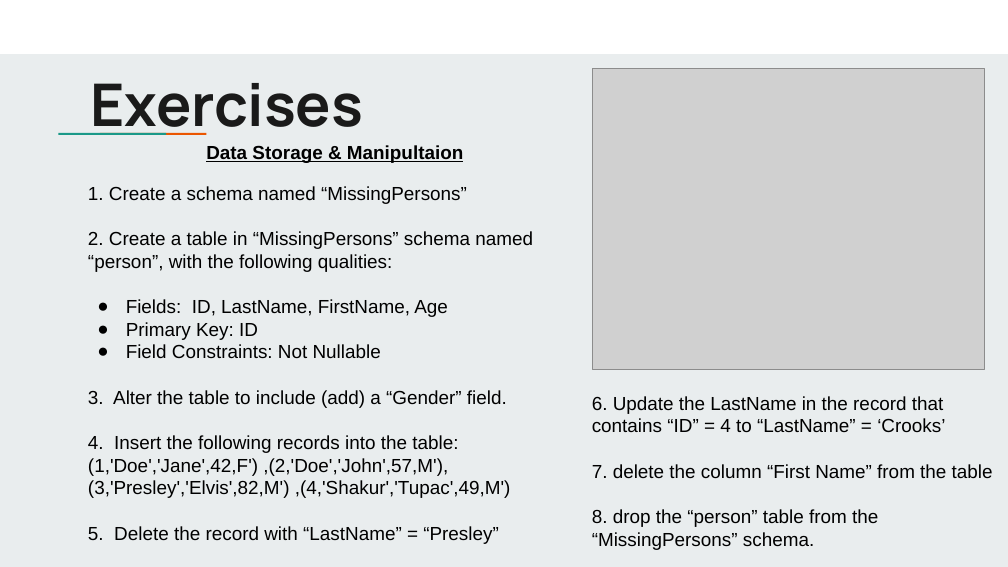
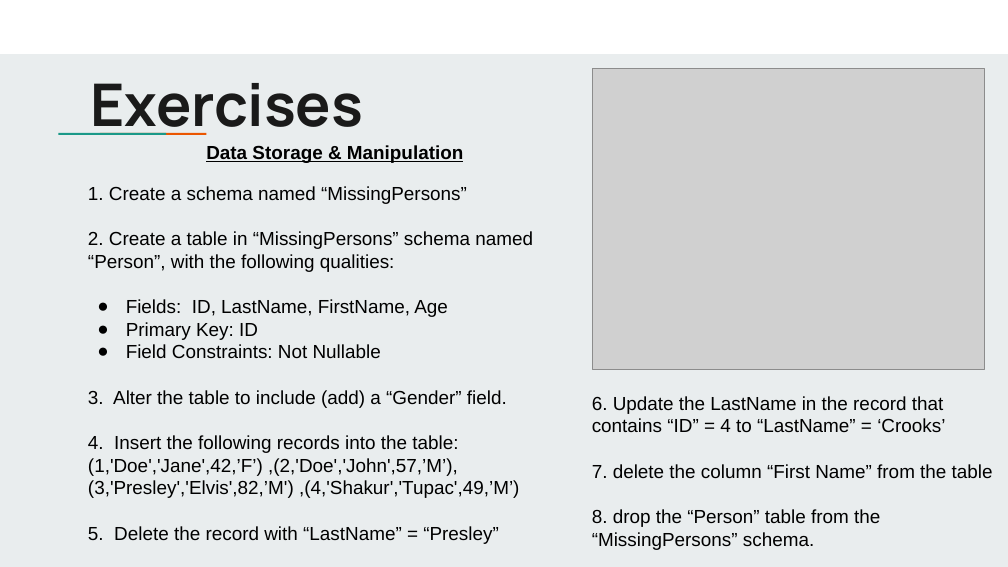
Before and after one commit to jbergmann56/OSDA-DataManipulationAndManagement, a slide deck: slide 13 of Lectures/Manipulating Data Pt. 1 (3).pptx (slide 14 before the commit). Drawn at 1008x567 pixels with LibreOffice and Linux fonts; fonts in the diff are those of the drawing; grey boxes stand for pictures. Boxes give left, top, right and bottom in pixels: in the first picture for what was removed or moved away, otherwise in the second. Text is boxed around its words. In the diff, an @@ line names an element or a change of style, - is before the commit and + after.

```diff
--- a/Lectures/Manipulating Data Pt. 1 (3).pptx
+++ b/Lectures/Manipulating Data Pt. 1 (3).pptx
@@ text at bbox=[206, 145, 463, 163]: text changed @@
-Data Storage & Manipultaion
+Data Storage & Manipulation
@@ text at bbox=[88, 231, 533, 272]: text changed @@
-2. Create a table in “MissingPersons” schema named “person”, with the following qualities:
+2. Create a table in “MissingPersons” schema named “Person”, with the following qualities:
@@ text at bbox=[88, 458, 520, 498]: text changed @@
-(1,'Doe','Jane',42,F') ,(2,'Doe','John',57,M'),
-(3,'Presley','Elvis',82,M') ,(4,'Shakur','Tupac',49,M')
+(1,'Doe','Jane',42,’F’) ,(2,'Doe','John',57,’M’),
+(3,'Presley','Elvis',82,’M') ,(4,'Shakur','Tupac',49,’M’)
@@ text at bbox=[592, 509, 880, 550]: text changed @@
-8. drop the “person” table from the “MissingPersons” schema.
+8. drop the “Person” table from the “MissingPersons” schema.
```
Also in this commit, not shown: 4 other slides changed, 1 slide removed.
